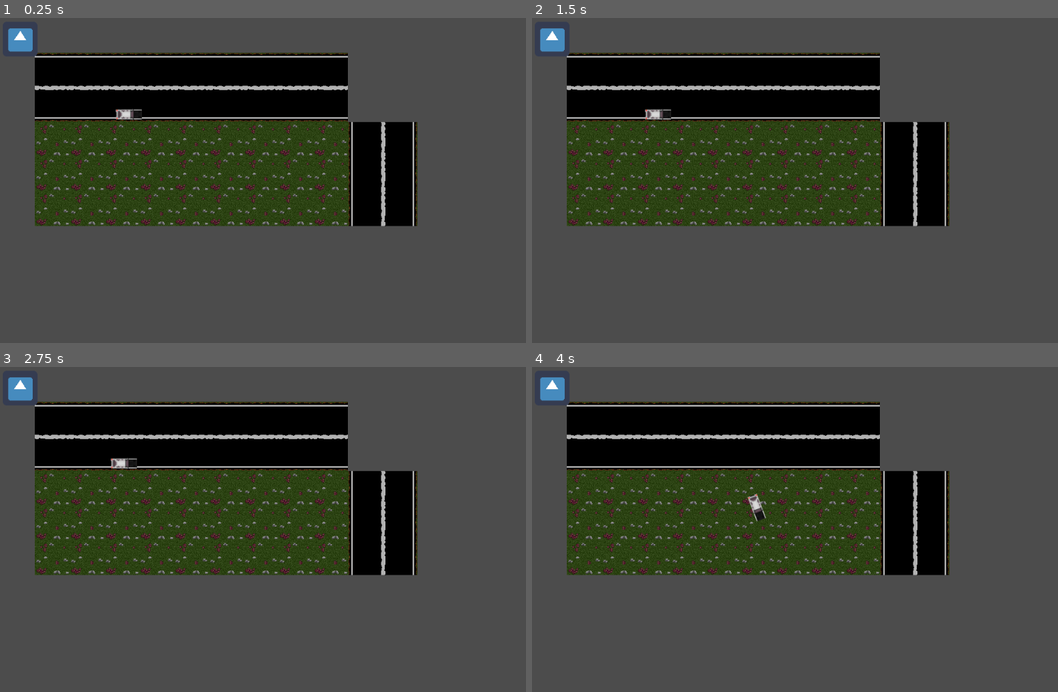
Above: before the commit, frames 1-4 (two rows, left to right).
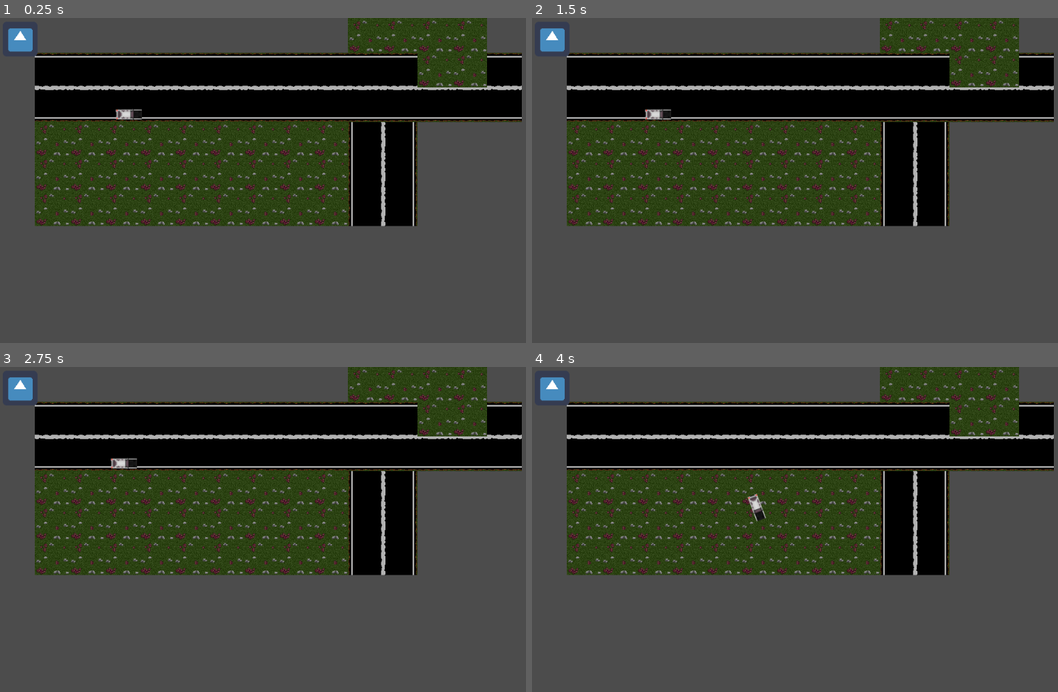
Above: after the commit, the same moments.

Repository: VictorChenJ/Tofu-Delivery-Simulator-Shoot-Out-Simulator-Game-D1
Game: Godot game, scene res://Map.tscn
The game is run twice, just before and just after one commit, with the same random seed, the same clock (stepped at 60 frames per second) and the same inputs. The engine's default icon, where the game draws it, is replaced by a stand-in: a white triangle on a blue panel in a dark square.
Inputs:
- Up to frame 1 (0.25 s): no input
- Up to frame 2 (1.5 s): tap Enter at 0.5 s; hold A (steer_right) 0.53-1.28 s; tap Space (brake) at 1.25 s; hold Space (brake) from 1.28 s (still down)
- Up to frame 3 (2.75 s): tap Enter at 2 s; release Space (brake) at 2.03 s; hold A (steer_right) from 2.03 s (still down)
- Up to frame 4 (4 s): tap Space (brake) at 2.75 s; release A (steer_right) at 2.78 s; hold W (accelerate) 2.78-3.53 s; tap Enter at 3.5 s; hold D (steer_left) from 3.53 s (still down)

The runs differ from the first frame. In frame 1, 9.7% of the frame differs, in the area x 66-100%, y 0-33%; in frame 2, 9.7%; in frame 3, 9.7%; in frame 4, 9.7%.

Commit message:
fixed car position

Diff:
--- a/Map.tscn
+++ b/Map.tscn
@@ -3,7 +3,6 @@
 [ext_resource path="res://PlayerDriver.tscn" type="PackedScene" id=1]
 [ext_resource path="res://asset/tilemap/tiles_no_indicator.png" type="Texture" id=2]
 [ext_resource path="res://Enemy.tscn" type="PackedScene" id=3]
-[ext_resource path="res://bullet.tscn" type="PackedScene" id=4]
 
 [sub_resource type="GDScript" id=3]
 
@@ -84,7 +83,7 @@
 [node name="TileMap" type="TileMap"]
 tile_set = SubResource( 1 )
 format = 1
-tile_data = PoolIntArray( 65537, 0, 0, 65538, 0, 0, 65539, 0, 0, 65540, 0, 0, 65541, 0, 0, 65542, 0, 0, 65543, 0, 0, 65544, 0, 0, 65545, 0, 0, 131073, 1, 0, 131074, 1, 0, 131075, 1, 0, 131076, 1, 0, 131077, 1, 0, 131078, 1, 0, 131079, 1, 0, 131080, 1, 0, 131081, 1, 0, 196609, 4, 0, 196610, 4, 0, 1966 …(430 unchanged characters)…
+tile_data = PoolIntArray( -65525, 4, 0, -65524, 4, 0, -65523, 4, 0, 10, 4, 0, 11, 4, 0, 12, 4, 0, 13, 4, 0, 65537, 0, 0, 65538, 0, 0, 65539, 0, 0, 65540, 0, 0, 65541, 0, 0, 65542, 0, 0, 65543, 0, 0, 65544, 0, 0, 65545, 0, 0, 65546, 0, 0, 65547, 0, 0, 65548, 4, 0, 65549, 4, 0, 65550, 0, 0, 131073, 1, 0, 131074, 1, 0, 131075, 1, 0, 131076, 1, 0, 131077, 1, 0, 131078, 1, 0, 131079, 1, 0, 131080, 1, 0, 131081, 1, 0, 131082, 1, 0, 131083, 1, 0, 131084, 1, 0, 131085, 1, 0, 131086, 1, 0, 196609, 4, 0, 196610, 4, 0, 1966 …(430 unchanged characters)…
 
 [node name="KinematicBody2D" parent="." instance=ExtResource( 1 )]
 position = Vector2( 202, 154 )
